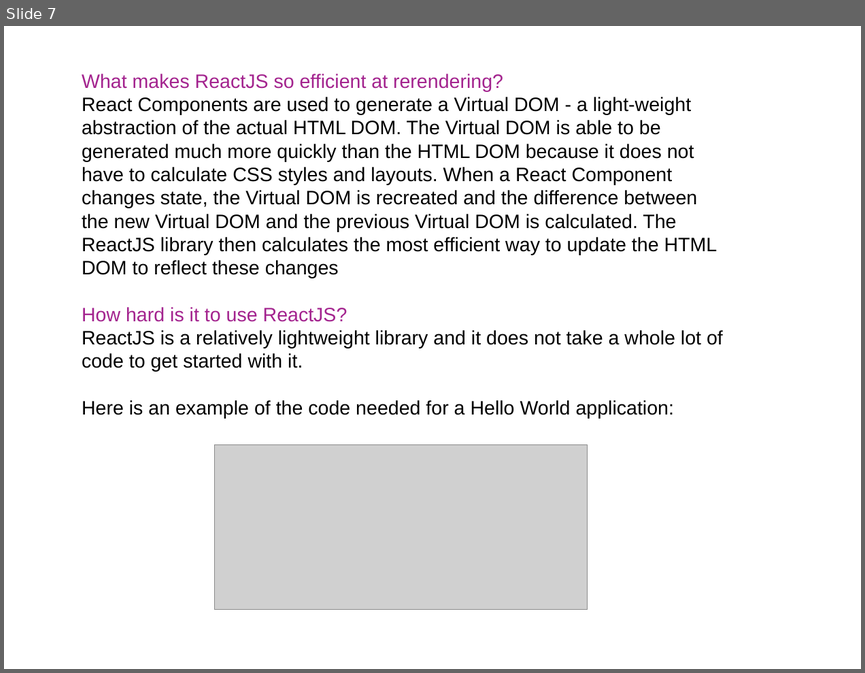
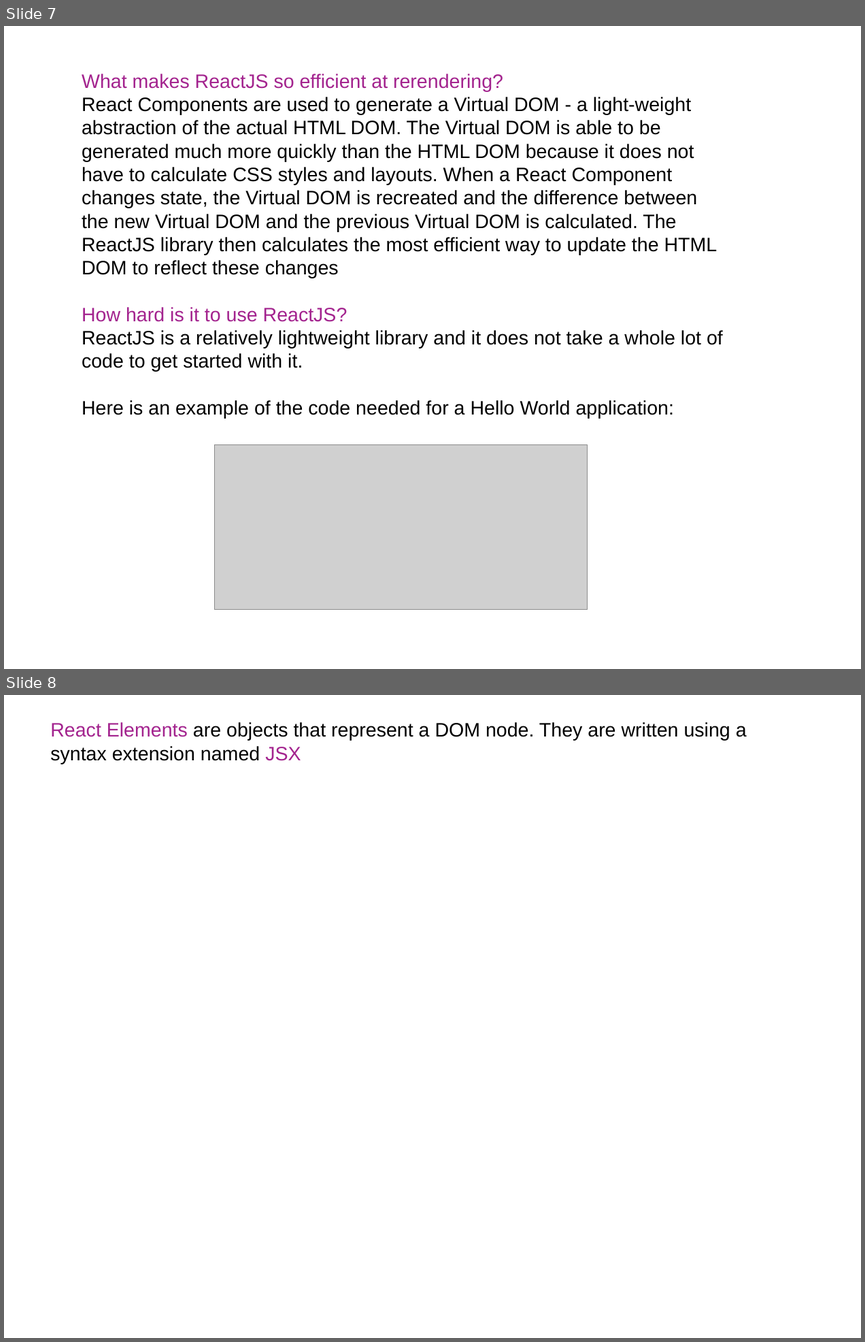
Before and after one commit to yogeshwar1996/ReactJS, a slide deck: LearnReact.pptx. Shown one above the other, each under a label of ours: slide 7 before the commit, slides 7 and 8 after it. The pictures are 865x673 and 865x1342 pixels, drawn with LibreOffice and Linux fonts; fonts in the diff are those of the drawing; grey boxes stand for pictures; background and template pictures are left out. Boxes give left, top, right and bottom in pixels: in the first picture for what was removed or moved away, otherwise in the second. Text is boxed around its words. In the diff, an @@ line names an element or a change of style, - is before the commit and + after.

Commit message:
React code getting started

```diff
--- a/LearnReact.pptx
+++ b/LearnReact.pptx
@@ slide 8 added at [4,695,861,1338], background picture (left out) @@
@@ text added at [50,722,747,764], 18 pt, text #000000 @@
+React Elements are objects that represent a DOM node. They are written using a syntax extension named JSX
```
Also in this commit, not shown: 6 other slides added, 1 other file.
